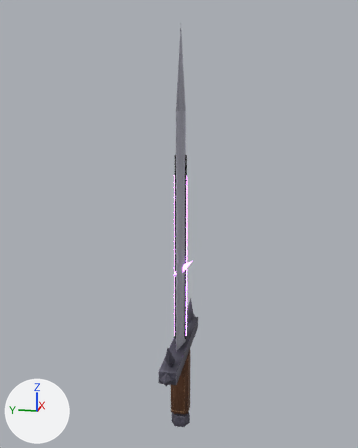
One commit to the FBX model cyclops/export/weapons/MidSword.fbx: the scene before it, then after it.
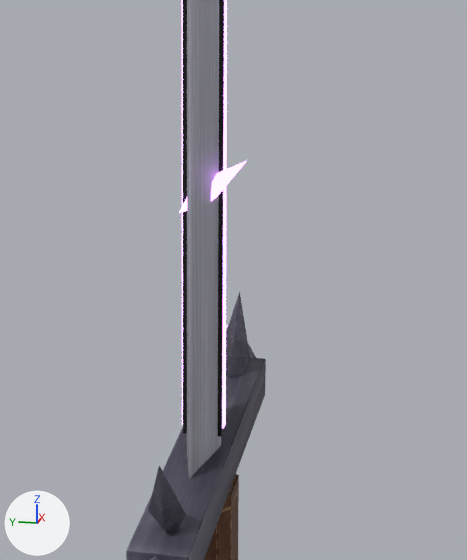
Each version appears first whole from a 50 mm camera at (-4.44, -0.87, 2.75) aimed at (0.05, 0.03, 1.63), and next in a close-up on the part from 34% to 71% of the width and 48% to 84% of the height. Lighting does not change. The marker at lower left points along +X, +Y and +Z. The first two pictures are the older version.

The first close-up shows 'Blade', 'Glow', 'Guard', 'Handle'.
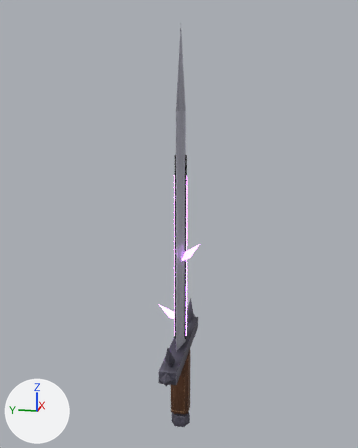
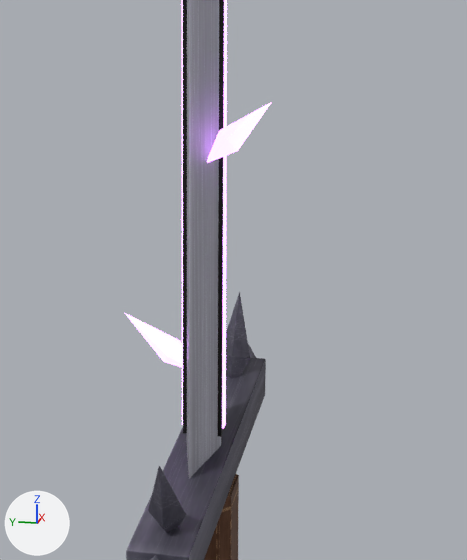
Edits to the bpy script that builds the scene:
```text
Change me_glow:
    used by ob_glow; location = (0.0, 0.0, 0.0)
    remove me_glow.from_pydata(...)  # 34 vertices, 42 faces; spans x -0.08..0.08, y -0.12..0.07, z -0.49..2.1
    add me_glow.from_pydata(...)  # 34 vertices, 42 faces; spans x -0.1..0.07, y -0.19..0.24, z -0.49..2.1
    me_glow part 1: the loose piece of 7 vertices spanning x -0.08..0.0, y -0.12..0.06, z 1.14..1.3 is multiplied about its middle by the matrix ((0.988, -0.208, -0.018), (0.208, 0.987, 0.045), (0.008, -0.048, 1.009)), then moved by (-0.02, -0.07, 0.16)
    me_glow part 2
    me_glow.vertices[7].co: (0.08, 0.01, 0.73) -> (-0.02, 0.1, 0.7)  # not seen -> pixel (167, 356)
    me_glow.vertices[8].co: (0.06, 0.04, 0.76) -> (0.01, 0.08, 0.74)  # not seen -> pixel (177, 343)
    me_glow.vertices[9].co: (0.01, 0.03, 0.75) -> (0.05, 0.08, 0.72)  # not seen -> pixel (180, 340)
    me_glow.vertices[10].co: (0.01, 0.0, 0.71) -> (0.06, 0.1, 0.69)
    me_glow.vertices[11].co: (0.05, -0.01, 0.7) -> (0.01, 0.12, 0.67)  # not seen -> pixel (163, 361)
    me_glow.vertices[12].co: (0.04, -0.06, 0.79) -> (0.04, 0.24, 0.8)  # pixel (228, 325) -> pixel (123, 312)
    me_glow.vertices[13].co: (0.04, 0.05, 0.69) -> (0.01, 0.02, 0.65)
```

Boxes [x1, y1, x2, y2] around the edits, measured in the close-ups (467 x 560 px; the box of a moved part takes in the faces that stretch with it):
'Glow', reshaped
    before: [179, 0, 247, 429]
    after: [125, 0, 272, 429]
part 1 of me_glow, moved or reshaped
    before: [179, 161, 247, 213]
    after: [207, 102, 272, 163]
part 2 of me_glow, moved or reshaped (not visible before)
    after: [125, 313, 182, 367]
